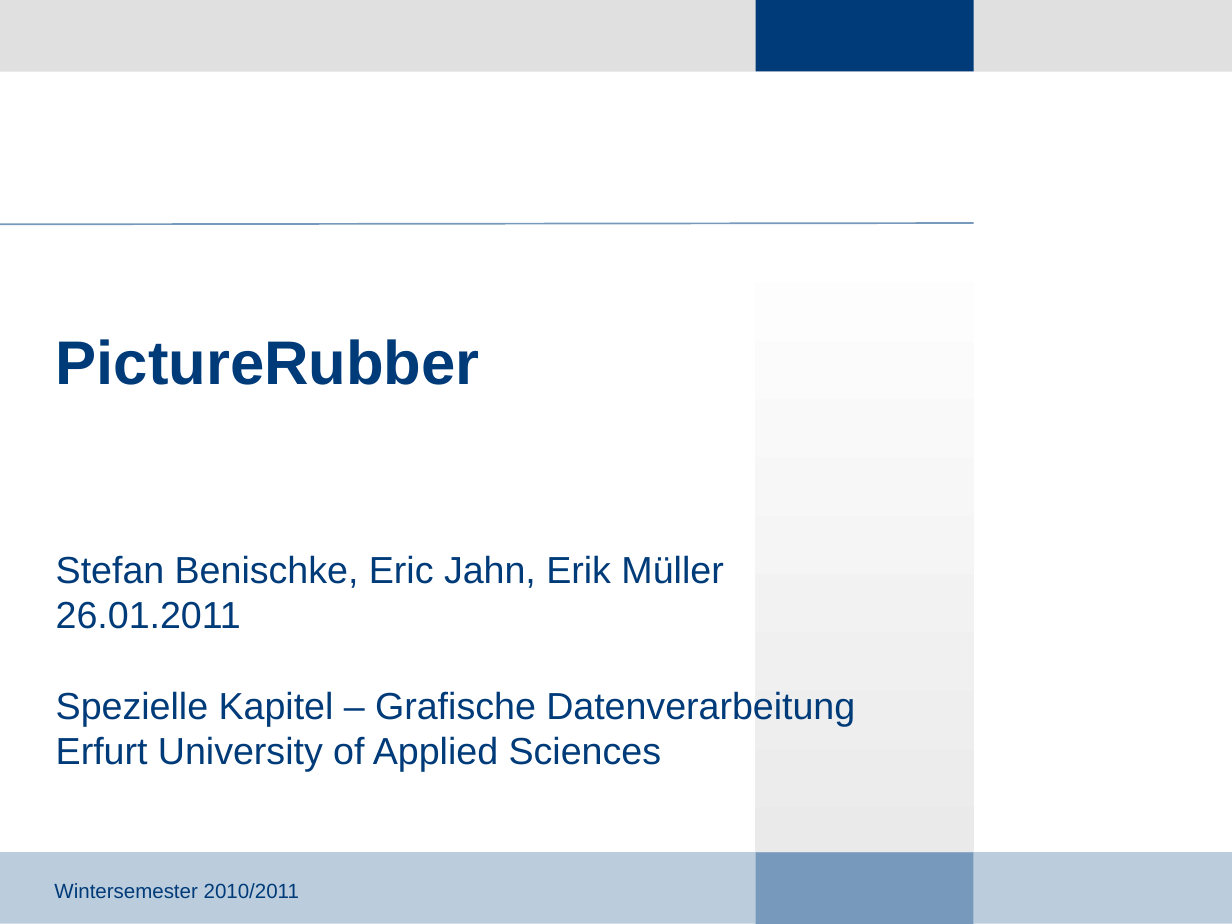
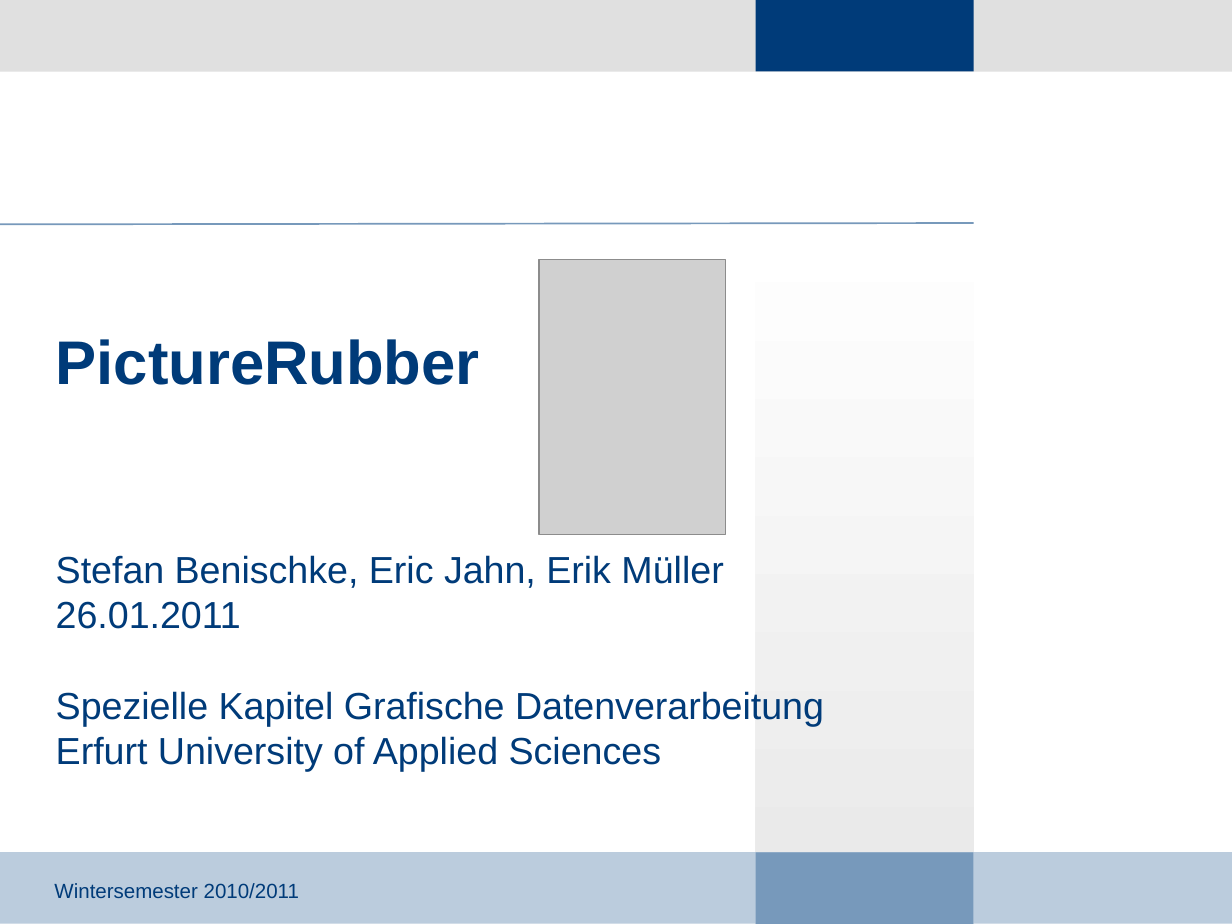
Before and after one commit to giuliarouge/picturerubber, a slide deck: slide 1 of Präsentation.ppt. Drawn at 1232x924 pixels with LibreOffice and Linux fonts; fonts in the diff are those of the drawing; grey boxes stand for pictures; background and template pictures are left out. Boxes give left, top, right and bottom in pixels: in the first picture for what was removed or moved away, otherwise in the second. Text is boxed around its words. In the diff, an @@ line names an element or a change of style, - is before the commit and + after.

```diff
--- a/Präsentation.ppt
+++ b/Präsentation.ppt
@@ picture added at (540,260,726,535) @@
@@ text at (56,691,824,726): text changed @@
-Spezielle Kapitel – Grafische Datenverarbeitung
+Spezielle Kapitel Grafische Datenverarbeitung
```
Also in this commit, not shown: 5 other slides changed, 1 slide added, 1 slide removed, 1 other file.
